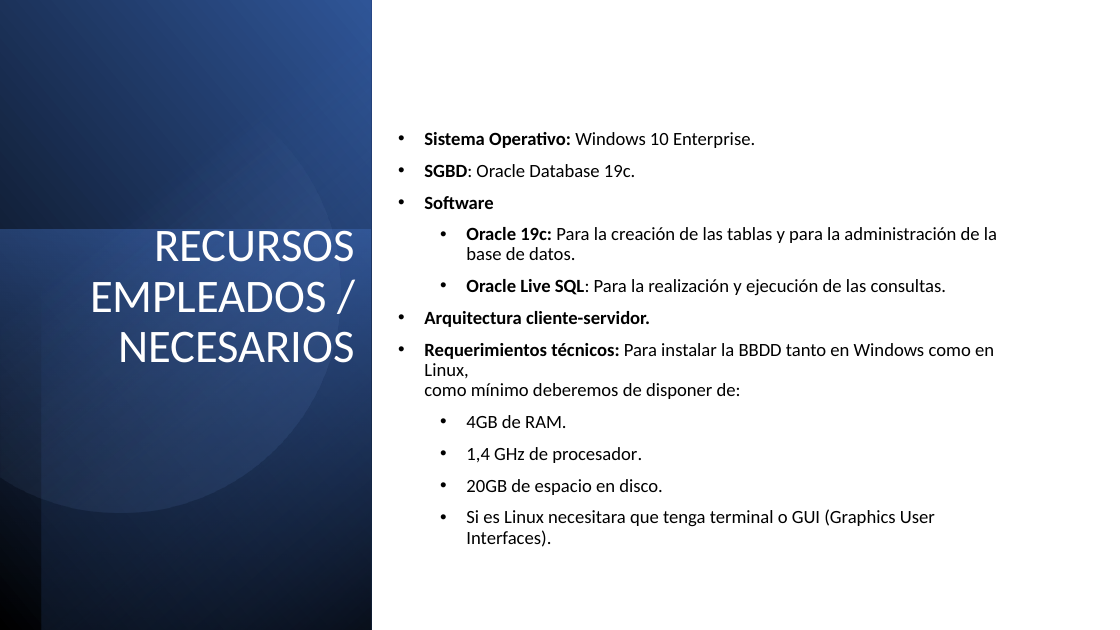
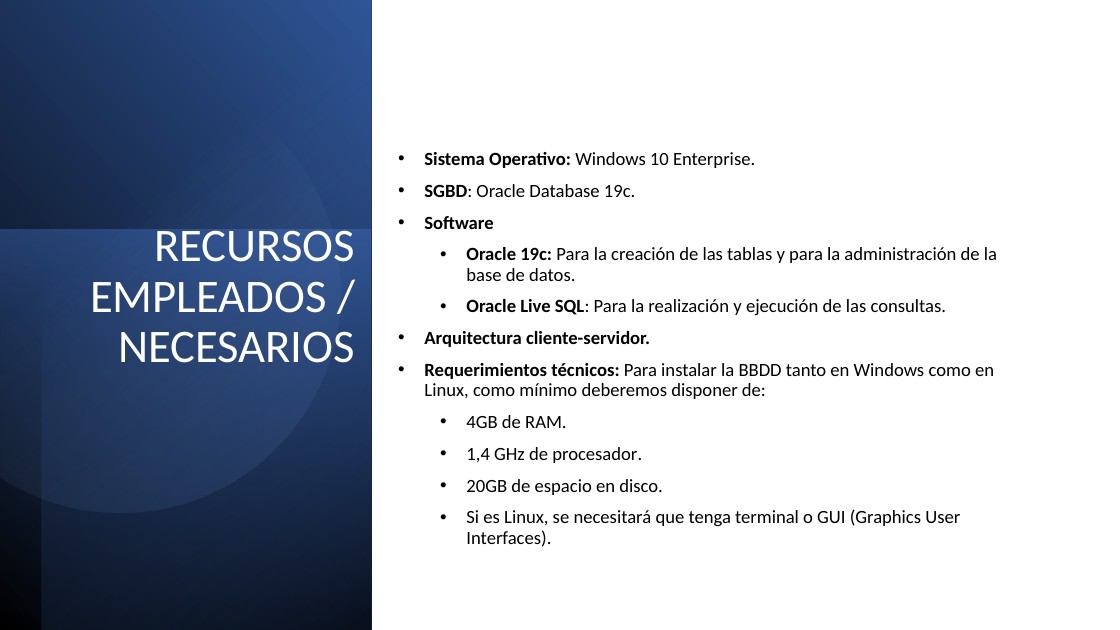
Before and after one commit to maraloeDev/Proyecto-de-Bases-de-Datos, a slide deck: slide 19 of Docs/Finales/Defensa proyecto intermodular.pptx. Drawn at 1120x630 pixels with LibreOffice and Linux fonts; fonts in the diff are those of the drawing. Boxes give left, top, right and bottom in pixels: in the first picture for what was removed or moved away, otherwise in the second. Text is boxed around its words. In the diff, an @@ line names an element or a change of style, - is before the commit and + after.

Commit message:
PPTX finish

```diff
--- a/Docs/Finales/Defensa proyecto intermodular.pptx
+++ b/Docs/Finales/Defensa proyecto intermodular.pptx
@@ text at (x1=424, y1=363, x2=994, y2=399): text changed @@
-• Requerimientos técnicos: Para instalar la BBDD tanto en Windows como en Linux,
-  como mínimo deberemos de disponer de:
+• Requerimientos técnicos: Para instalar la BBDD tanto en Windows como en Linux, como mínimo deberemos disponer de:
@@ text at (x1=466, y1=509, x2=960, y2=547): text changed @@
-    • Si es Linux necesitara que tenga terminal o GUI (Graphics User Interfaces).
+    • Si es Linux, se necesitará que tenga terminal o GUI (Graphics User Interfaces).
```
Also in this commit, not shown: 4 other slides changed.
